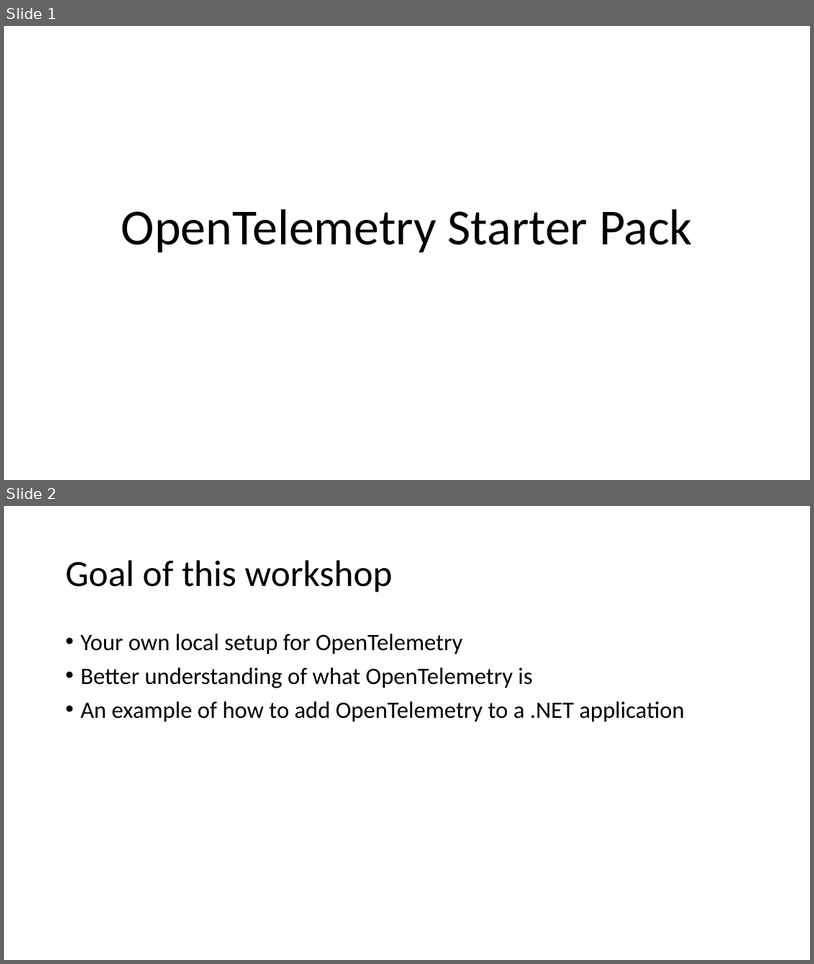
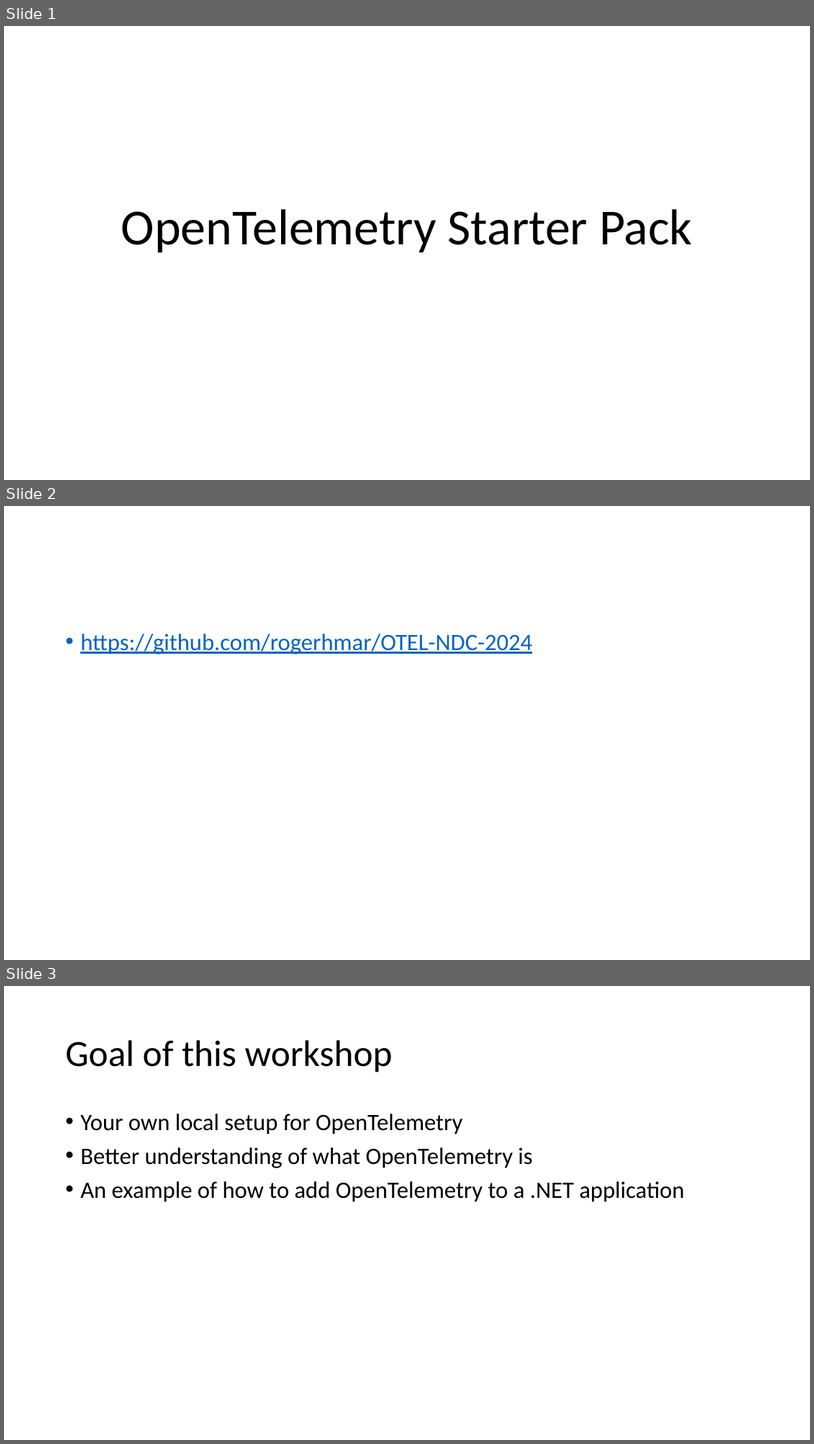
Before and after one commit to rogerhmar/OTEL-NDC-2024, a slide deck: observability.pptx. Shown one above the other, each under a label of ours: slides 1 and 2 before the commit, slides 1, 2 and 3 after it. The pictures are 814x964 and 814x1444 pixels, drawn with LibreOffice and Linux fonts; fonts in the diff are those of the drawing. Boxes give left, top, right and bottom in pixels: in the first picture for what was removed or moved away, otherwise in the second. Text is boxed around its words. In the diff, an @@ line names an element or a change of style, - is before the commit and + after.

```diff
--- a/observability.pptx
+++ b/observability.pptx
@@ slide 2 added at [4,506,810,960], background #FFFFFF @@
@@ text added at [80,633,532,654], 28 pt, text #0563C1, underline @@
+• https://github.com/rogerhmar/OTEL-NDC-2024
@@ what was slide 2 is now slide 3 @@
```
Also in this commit, not shown: 2 slides changed, 1 other slide added, 1 slide removed, 11 other files.
